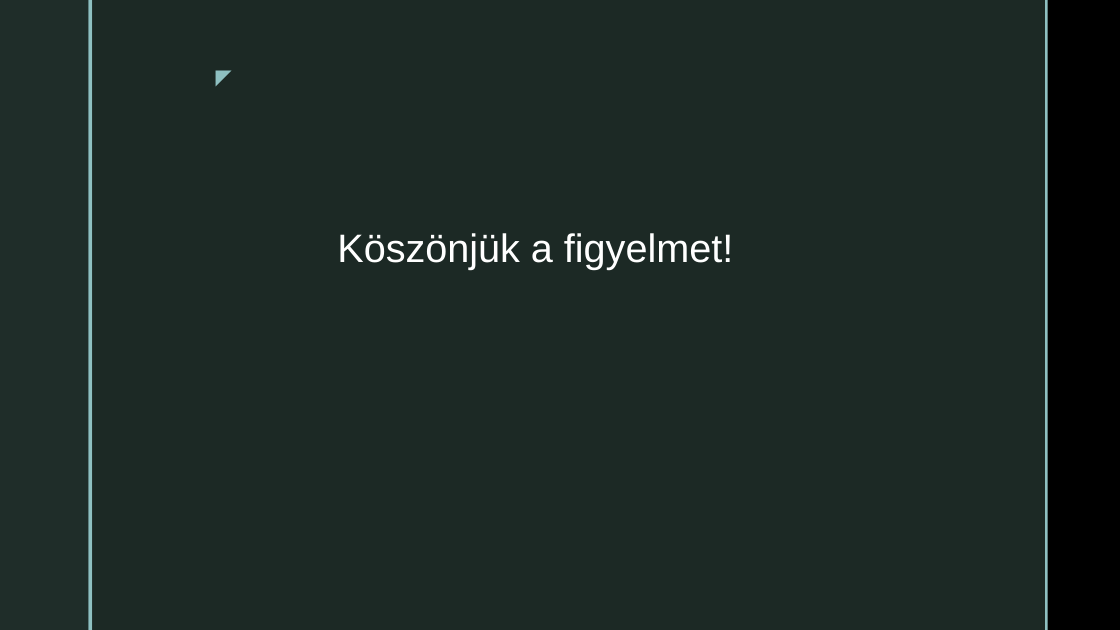
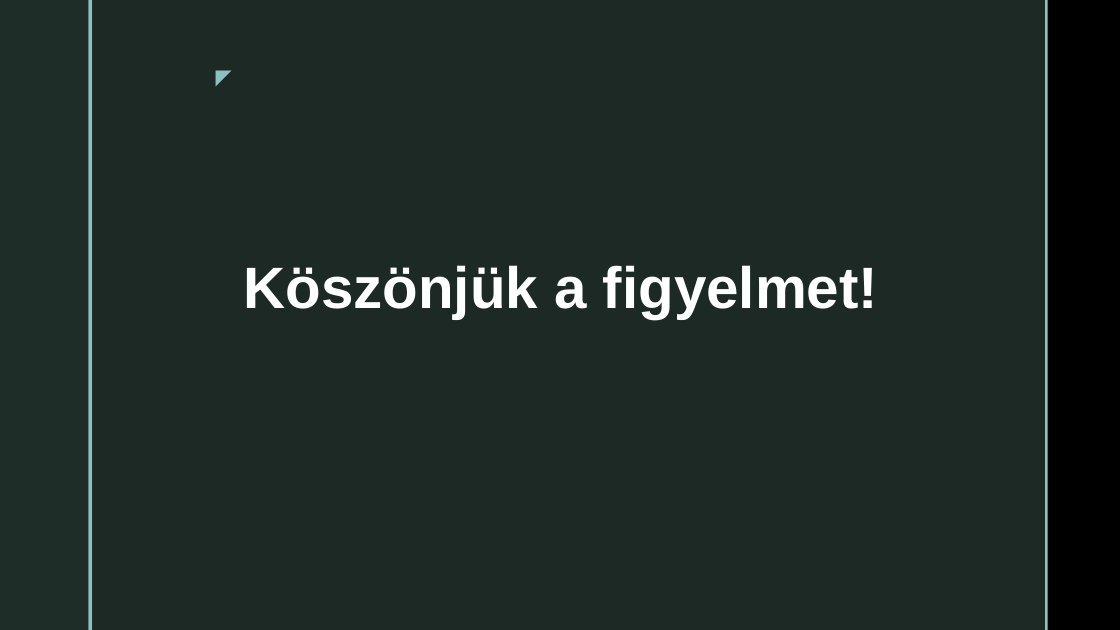
Before and after one commit to TaicsMrt/Vizsgafeladat, a slide deck: slide 12 of Vizsga.pptx. Drawn at 1120x630 pixels with LibreOffice and Linux fonts; fonts in the diff are those of the drawing; background and template pictures are left out. Boxes give left, top, right and bottom in pixels: in the first picture for what was removed or moved away, otherwise in the second. Text is boxed around its words. In the diff, an @@ line names an element or a change of style, - is before the commit and + after.

```diff
--- a/Vizsga.pptx
+++ b/Vizsga.pptx
@@ title "Köszönjük a figyelmet!": place and size @@
-title "Köszönjük a figyelmet!" at bbox=[337, 233, 733, 269]
+title "Köszönjük a figyelmet!" at bbox=[243, 265, 878, 319]
@@ title "Köszönjük a figyelmet!" at bbox=[243, 265, 878, 319]: size 34 to 50 pt, bold on @@
```
Also in this commit, not shown: 2 other slides changed, 4 slides added, 4 slides removed.
